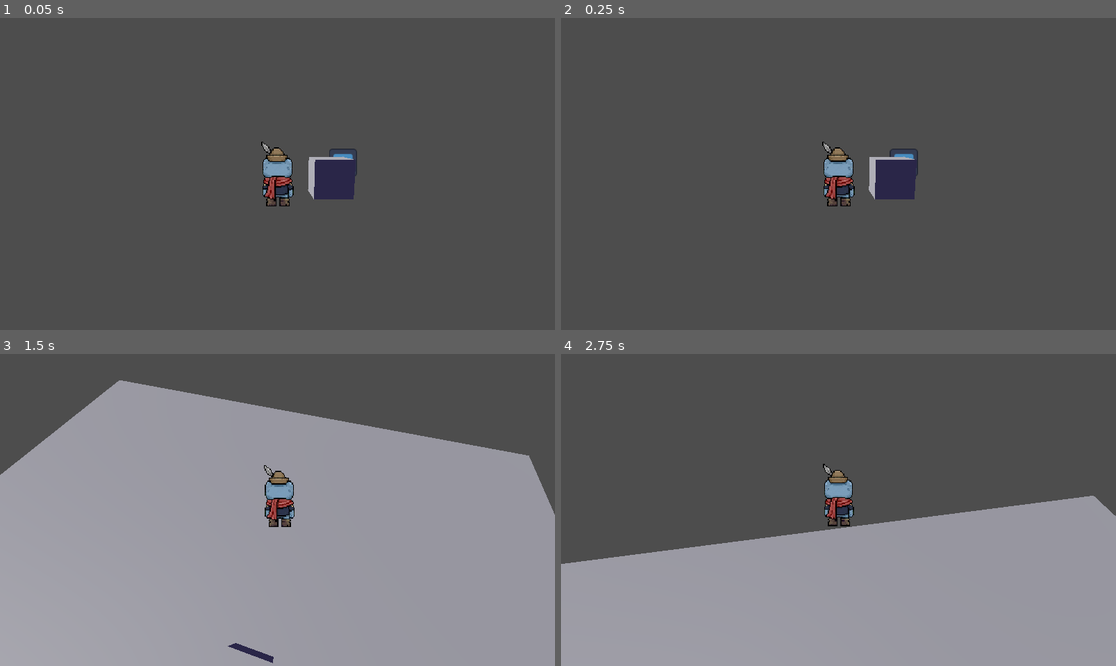
Above: before the commit, frames 1-4 (two rows, left to right).
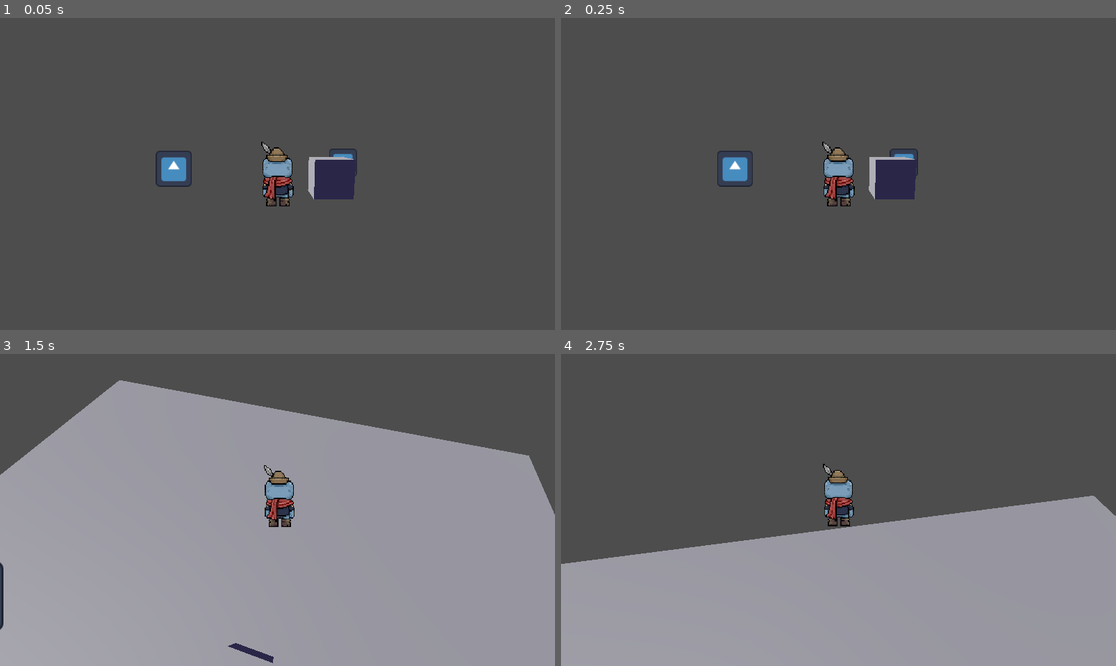
Above: after the commit, the same moments.

Repository: DBorgKiwami/group-project
Game: Godot game, scene res://scenes/levels/3d/testlevel.tscn
The game is run twice, just before and just after one commit, with the same random seed, the same clock (stepped at 60 frames per second) and the same inputs. The engine's default icon, where the game draws it, is replaced by a stand-in: a white triangle on a blue panel in a dark square.
Inputs (mouse positions are in pixels of both pictures, inside the frame that each line leads up to):
- Up to frame 1 (0.05 s): no input
- Up to frame 2 (0.25 s): no input
- Up to frame 3 (1.5 s): tap Enter (ui_accept) at 0.5, 0.77 s; move the mouse to (305, 510) at 0.52 s; hold / (grapple) 0.53-1.28 s; hold Up (ui_up) from 0.53 s (still down); move the mouse to (249, 510) at 1.27 s; tap Shift (attack) at 1.35 s
- Up to frame 4 (2.75 s): keep holding Up (ui_up); tap Enter (ui_accept) at 1.52 s; tap / (grapple) at 1.55 s; move the mouse to (849, 503) at 2.02 s; hold / (grapple) from 2.03 s (still down)

The runs differ from the first frame. In frame 1, 0.5% of the frame differs, in the area x 28-35%, y 42-55%; in frame 2, 0.5%; in frame 3, 0.1%; in frame 4, nothing differs.

Commit message:
Fixed grapple bug
Bug was caused by accidental edits to the test level involving modification of exports and layer values.

Diff:
--- a/scenes/levels/3d/testlevel.tscn
+++ b/scenes/levels/3d/testlevel.tscn
@@ -30,7 +30,9 @@
 
 [node name="Grapplepoint3d" parent="." unique_id=1832192751 instance=ExtResource("1_wopdt")]
 transform = Transform3D(1, 0, 0, 0, 1, 0, 0, 0, 1, 2.9964194, 3.340908, 0)
-collision_layer = 2
+
+[node name="Grapplepoint3d2" parent="." unique_id=1953337410 instance=ExtResource("1_wopdt")]
+transform = Transform3D(1, 0, 0, 0, 1, 0, 0, 0, 1, -3.6737218, 1.2121379, 0)
 
 [node name="StaticBody3D" type="StaticBody3D" parent="." unique_id=104634332]
 collision_layer = 2
@@ -40,10 +42,9 @@
 shape = SubResource("WorldBoundaryShape3D_x14dw")
 debug_color = Color(1, 1, 1, 1)
 
-[node name="3Dplatformingcharacter" parent="." unique_id=1535395532 node_paths=PackedStringArray("grappleArea", "camera_rig") instance=ExtResource("1_b81ow")]
+[node name="3Dplatformingcharacter" parent="." unique_id=1535395532 node_paths=PackedStringArray("camera_rig") instance=ExtResource("1_b81ow")]
 collision_layer = 2
 collision_mask = 2
-grappleArea = NodePath("../Grapplepoint3d")
 camera_rig = NodePath("../CameraRig")
 
 [node name="Box" type="StaticBody3D" parent="." unique_id=1327833710]
--- a/scenes/player/3dplatformingcharacter.tscn
+++ b/scenes/player/3dplatformingcharacter.tscn
@@ -19,7 +19,7 @@
 }]
 
 [sub_resource type="SphereShape3D" id="SphereShape3D_6ofdj"]
-radius = 0.48560098
+radius = 2.9578648
 
 [sub_resource type="Animation" id="Animation_g608u"]
 length = 0.001
@@ -83,7 +83,6 @@
 animation = &"test"
 
 [node name="Area3D" type="Area3D" parent="." unique_id=190598689]
-transform = Transform3D(1, 0, 0, 0, 1, 0, 0, 0, 1, 0, 0.58001435, 0)
 collision_layer = 32
 collision_mask = 8
 
--- /dev/null
+++ b/scenes/player/3dplayercamera.tscn
@@ -0,0 +1,7 @@
+[gd_scene format=3 uid="uid://4j6do4yttbvb"]
+
+[ext_resource type="Script" path="res://cameracode.gd" id="1_pby12"]
+
+[node name="Camera Pivot" type="Node3D" unique_id=1516232434]
+script = ExtResource("1_pby12")
+[node name="Camera3D" type="Camera3D" parent="." unique_id=1778776858]
--- a/scripts/playermovement/player3d.gd
+++ b/scripts/playermovement/player3d.gd
@@ -56,7 +56,11 @@
 func _input(event: InputEvent) -> void:
 	if event.is_action_pressed("grapple") and !inDialogue:
 		#print(grappleArea.get_overlapping_areas())
+		print(grappleArea)
+		print(grappleArea.get_overlapping_areas())
+		print(grappleArea.has_overlapping_areas())
 		if grappleArea.has_overlapping_areas() and !grappling:
+			print("Go")
 			grapple()
 	if event.is_action_pressed("debug_swap_level"):
 		Scenecontroler.load_scene("res://scenes/levels/2d/testlevel2d.tscn")
@@ -131,6 +135,7 @@
 
 
 func _on_area_3d_area_entered(area: Area3D) -> void:
+	print("hello")
 	if area is GrapplePoint3D:
 		area.highlight()
 	pass # Replace with function body.
